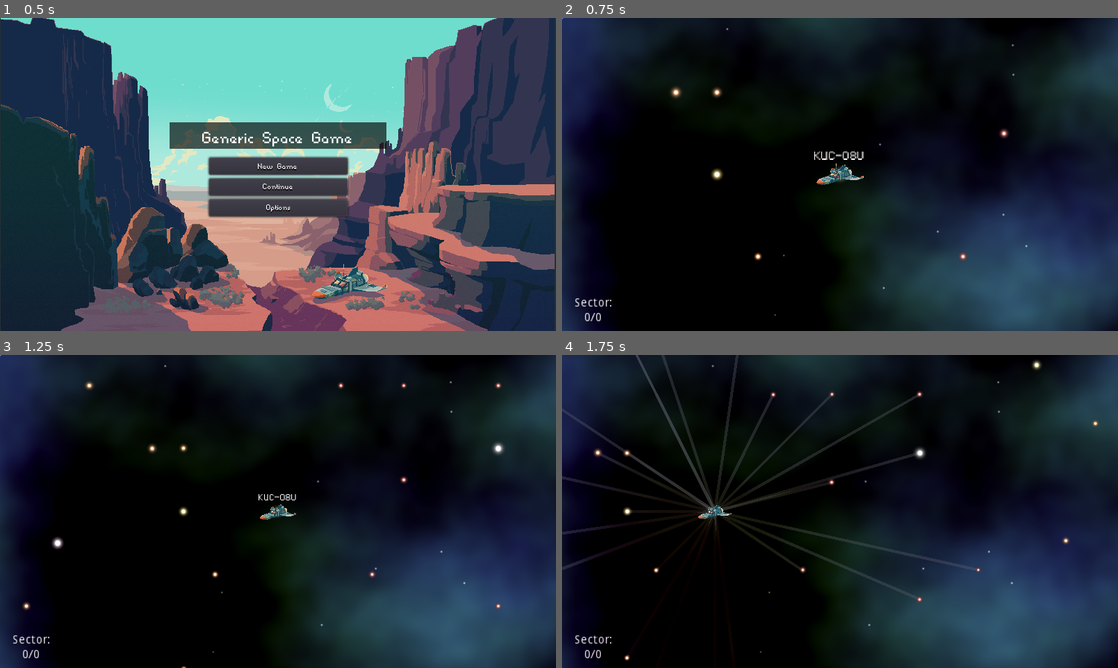
Above: before the commit, frames 1-4 (two rows, left to right).
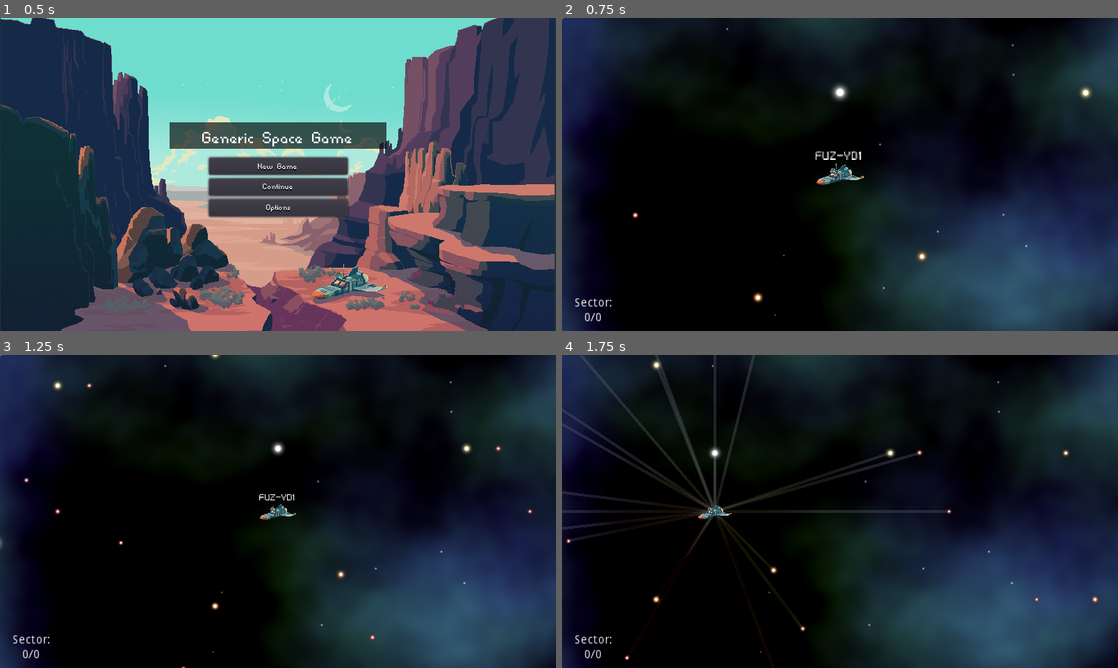
Above: after the commit, the same moments.

Repository: ADBoulding/Space-Game
Game: Godot game, scene res://Scenes/title_screen/title_screen.tscn
The game is run twice, just before and just after one commit, with the same random seed, the same clock (stepped at 60 frames per second) and the same inputs. The engine's default icon, where the game draws it, is replaced by a stand-in: a white triangle on a blue panel in a dark square.
Inputs (mouse positions are in pixels of both pictures, inside the frame that each line leads up to):
- Up to frame 1 (0.5 s): no input
- Up to frame 2 (0.75 s): click "New Game" at 0.5 s
- Up to frame 3 (1.25 s): no input
- Up to frame 4 (1.75 s): move the mouse to (840, 511) at 1.27 s; hold Right (ui_right) from 1.28 s (still down); click (840, 511) at 1.42 s

Frame 1 is identical in both runs. In frame 2, 0.8% of the frame differs, in the area x 12-96%, y 21-92%; in frame 3, 0.9%; in frame 4, 5.6%, in the area x 0-97%, y 0-98%.
Error before the commit: Invalid get index 'systemDictionary' (on base: 'Node (Global.gd)'). (res://scripts/core/title_screen.gd:9)

Commit message:
Update to the shaders

Diff:
--- /dev/null
+++ b/Space-Game/Scenes/Test/starField2.shader
@@ -0,0 +1,32 @@
+shader_type canvas_item;
+// Star Nest by Pablo Roman Andrioli
+
+// This content is under the MIT License.
+
+const int iterations = 17;
+const float formuparam = 0.53;
+
+const int  volsteps = 20;
+const float stepsize = 0.1;
+
+const float zoom = 0.800;
+const float tile =   0.850;
+const float speed =  0.010 ;
+
+const float brightness = 0.0015;
+const float darkmatter = 0.300;
+const float distfading = 0.730;
+const float saturation = 0.850;
+
+uniform vec2 viewPort = vec2(640.,360.);
+
+varying vec2 vtx;
+
+uniform vec2 offset = vec2(0.,0.);
+
+void vertex()
+{
+	vtx = VERTEX + offset;
+	vec2 fragCoord = vtx;
+	vec2 iResolution = viewPort;//1.0/SCREEN_PIXEL_SIZE;
+}
--- a/Space-Game/Scenes/Test/test.tscn
+++ b/Space-Game/Scenes/Test/test.tscn
@@ -1,6 +1,14 @@
-[gd_scene load_steps=2 format=2]
+[gd_scene load_steps=6 format=2]
 
 [ext_resource path="res://Scenes/Test/test.gd" type="Script" id=1]
+[ext_resource path="res://icon.png" type="Texture" id=2]
+[ext_resource path="res://Scenes/galaxy_map/Starfield.gd" type="Script" id=3]
+[ext_resource path="res://Scenes/Test/starField2.shader" type="Shader" id=4]
+
+[sub_resource type="ShaderMaterial" id=2]
+shader = ExtResource( 4 )
+shader_param/viewPort = Vector2( 640, 360 )
+shader_param/offset = Vector2( 0, 0 )
 
 [node name="Control" type="Control"]
 anchor_right = 1.0
@@ -64,6 +72,17 @@
 text = "System"
 align = 1
 valign = 1
+
+[node name="BSky" type="TextureRect" parent="."]
+material = SubResource( 2 )
+anchor_right = 1.0
+anchor_bottom = 1.0
+texture = ExtResource( 2 )
+expand = true
+script = ExtResource( 3 )
+__meta__ = {
+"_edit_use_anchors_": false
+}
 [connection signal="pressed" from="SaveSystem" to="." method="_on_SaveSystem_pressed"]
 [connection signal="pressed" from="LoadSystem" to="." method="_on_LoadSystem_pressed"]
 [connection signal="pressed" from="Button" to="." method="_on_Button_pressed"]
--- a/Space-Game/Scenes/galaxy_map/GalaxyCam.gd
+++ b/Space-Game/Scenes/galaxy_map/GalaxyCam.gd
@@ -117,7 +117,8 @@
 	return false
 
 func _set_limits(cluster : Vector2):
-	var rect = Vector2(3*Galaxy.cellSize*Galaxy.clusterSize,3*Galaxy.cellSize*Galaxy.clusterSize)
+	var clusterAmount = Global.clusterLength * 2 + 1
+	var rect = Vector2(clusterAmount*Galaxy.cellSize*Galaxy.clusterSize,clusterAmount*Galaxy.cellSize*Galaxy.clusterSize)
 	var _offset = rect / 2
 	var camOffset = Vector2(Global.windowSize.x,Global.windowSize.y)
 	var location = cluster * Galaxy.cellSize * Galaxy.clusterSize
--- a/Space-Game/Scenes/galaxy_map/Galaxy_Map.gd
+++ b/Space-Game/Scenes/galaxy_map/Galaxy_Map.gd
@@ -177,8 +177,8 @@
 
 func updateClusters():
 	clusters.clear()
-	for i in [-2,-1,0,1,2]:
-		for j in [-2,-1,0,1,2]:
+	for i in range(-Global.clusterLength,Global.clusterLength + 1):
+		for j in range(-Global.clusterLength,Global.clusterLength + 1):
 			var offset = Vector2(i,j)
 			var cluster = currentClusterID + offset
 			clusters.append(cluster)
--- a/Space-Game/scripts/core/Global.gd
+++ b/Space-Game/scripts/core/Global.gd
@@ -5,6 +5,8 @@
 
 var clusterContainer = {}
 var discoveredSystems = []
+
+var clusterLength = 6
 
 var currentSystemID := Vector2.ZERO
 var currentClusterID := Vector2.ZERO
@@ -30,6 +32,6 @@
 	planetNum = 0
 	systemNum = 0
 	clusterContainer.clear()
-	for i in [-2,-1,0,1,2]:
-		for j in [-2,-1,0,1,2]:
+	for i in range(-clusterLength,clusterLength + 1):
+		for j in range(-clusterLength,clusterLength + 1):
 			addCluster(Vector2(i,j))
--- a/Space-Game/scripts/core/title_screen.gd
+++ b/Space-Game/scripts/core/title_screen.gd
@@ -6,9 +6,9 @@
 # Called when the node enters the scene tree for the first time.
 func _ready():
 	newGame.connect("button_down", self, "_newGame")
-	if Global.systemDictionary != {}:
-		print("RESETTING SYSTEM")
-		Global.resetSystem()
+#	if Global.clusterContainer != {}:
+#		print("RESETTING SYSTEM")
+#		Global.resetSystem()
 
 func _newGame():
 	print("GOING TO NEW GAME")
